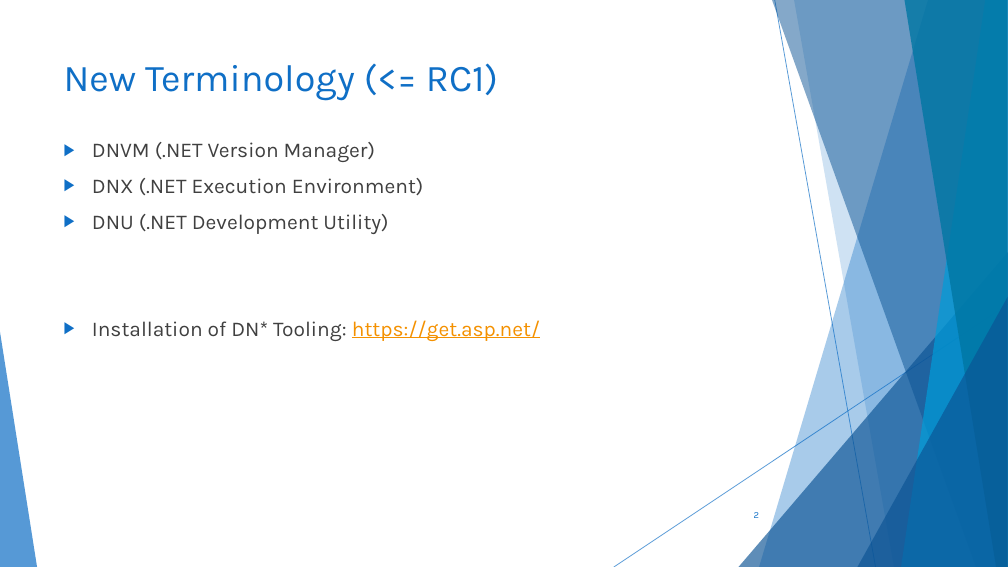
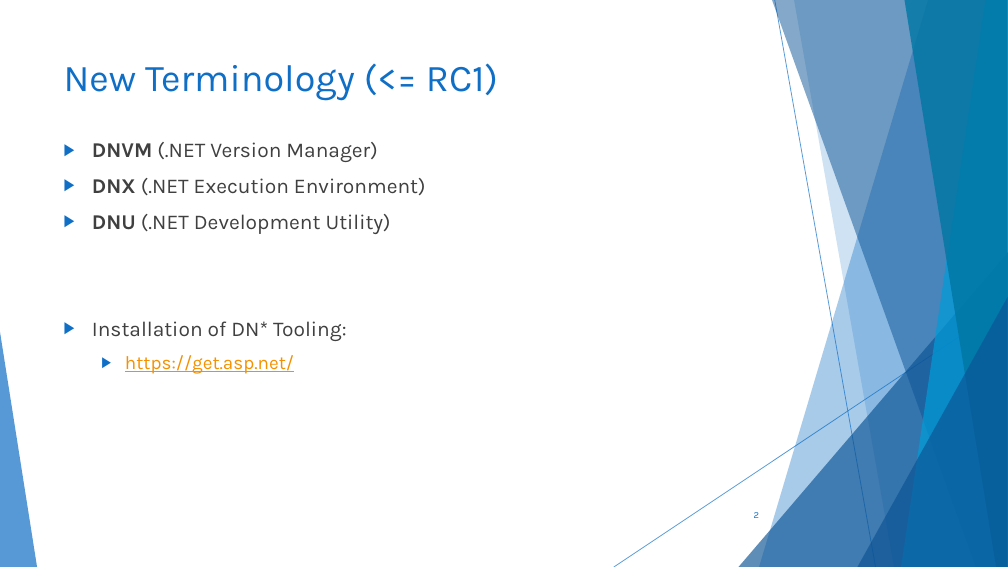
Before and after one commit to scottaddie/slide-decks, a slide deck: slide 2 of Getting Started with ASP.NET Core 1.0 in VS Code - SFLCC.pptx. Drawn at 1008x567 pixels with LibreOffice and Linux fonts; fonts in the diff are those of the drawing. Boxes give left, top, right and bottom in pixels: in the first picture for what was removed or moved away, otherwise in the second. Text is boxed around its words. In the diff, an @@ line names an element or a change of style, - is before the commit and + after.

```diff
--- a/Getting Started with ASP.NET Core 1.0 in VS Code - SFLCC.pptx
+++ b/Getting Started with ASP.NET Core 1.0 in VS Code - SFLCC.pptx
@@ text at (92,142,426,234): bold on in "DNVM", "DNX", "DNU" @@
@@ text at (92,321,346,374): text changed @@
-▶ Installation of DN* Tooling: https://get.asp.net/
+▶ Installation of DN* Tooling:
+  ▶ https://get.asp.net/
```
Also in this commit, not shown: 8 other slides changed.
